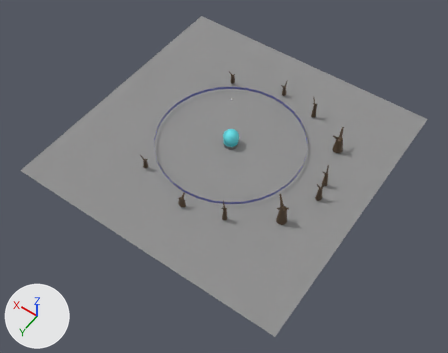
What one commit did to the Blender file scenes/snow-globe2.blend.
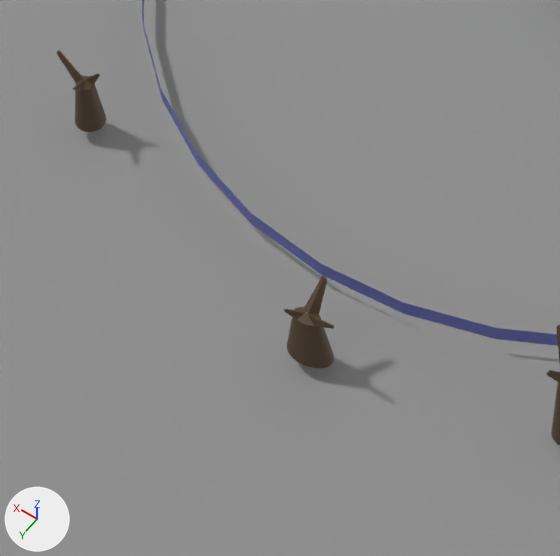
The first picture shows the older version from a 50 mm lens placed at (-159.0, 230.0, 319.0), pointed at (-12.0, 25.0, -3.0). The close-ups show both versions on the part from 29% to 50% of the width and 42% to 68% of the height of that picture; other places that the commit changed are outside them. The lights are fixed; the arrows at lower left show +X, +Y and +Z.

The scene before the commit, as lines of its bpy script (objects in view):
```python
me_cylinder = bpy.data.meshes.new('Cylinder')
me_cylinder.from_pydata(...)  # 128 vertices, 88 faces; spans x -1.71..3.54, y -1.71..2.42, z -1.0..8.43
me_cylinder.materials.append(mat_material_001)  # brown #503e28
me_cylinder_001 = bpy.data.meshes.new('Cylinder.001')
me_cylinder_001.from_pydata(...)  # 128 vertices, 88 faces; spans x -1.71..3.54, y -1.71..2.42, z -1.0..8.43
me_cylinder_001.materials.append(mat_material_006)  # brown #503e28
me_field = bpy.data.meshes.new('Field')
me_field.from_pydata(...)  # 64 vertices, 32 faces; spans x -1.0..1.0, y -1.0..1.0, z -1.0..1.0
me_field.materials.append(mat_material_005)  # blue #6567b3
ob_field = bpy.data.objects.new('Field', me_field)
ob_field.location = (0.0, 0.0, 0.0)
ob_field.scale = (52.0, 52.0, 1.0)
ob_tree_001 = bpy.data.objects.new('Tree.001', me_cylinder)
ob_tree_001.location = (33.4, 50.0, 0.0)
ob_tree_002 = bpy.data.objects.new('Tree.002', me_cylinder_001)
ob_tree_002.location = (-5.2, 60.6, 0.0)
ob_tree_002.rotation_euler = (0.0, 0.0, -1.508)  # degrees (0, 0, -86)
ob_tree_002.scale = (1.0, -1.61, 1.0)
# also in view: 'Plane' at (0.0, 0.0, -3.0)
```
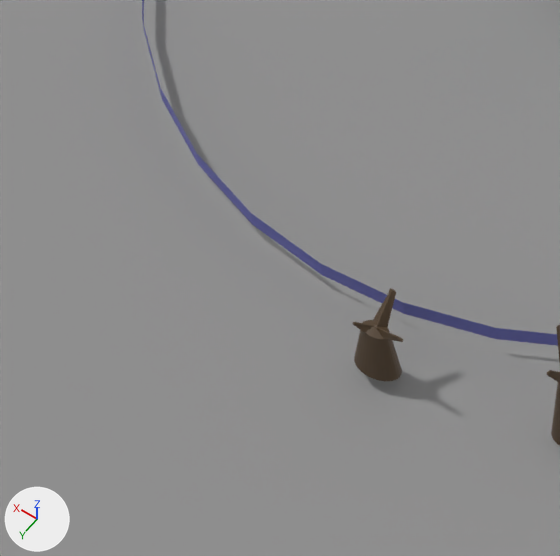
Boxes [x1, y1, x2, y2] around the edits, measured in the close-ups (560 x 556 px):
'Tree.002', moved: before [284, 275, 334, 368]; after [352, 288, 403, 381]
'Tree.001', moved (not visible afterwards): before [57, 50, 106, 132]

The change, as a diff of the scene's bpy script:
```diff
--- a/scenes/snow-globe2.blend.py
+++ b/scenes/snow-globe2.blend.py
@@ ob_tree_001 @@
 ob_tree_001 = bpy.data.objects.new('Tree.001', me_cylinder)
-ob_tree_001.location = (33.4, 50.0, 0.0)
+ob_tree_001.location = (-61.8, 50.0, 0.0)
@@ ob_tree_002 @@
 ob_tree_002 = bpy.data.objects.new('Tree.002', me_cylinder_001)
-ob_tree_002.location = (-5.2, 60.6, 0.0)
+ob_tree_002.location = (-11.9, 57.8, 0.0)
 ob_tree_002.rotation_euler = (0.0, 0.0, -1.508)  # degrees (0, 0, -86)
```
